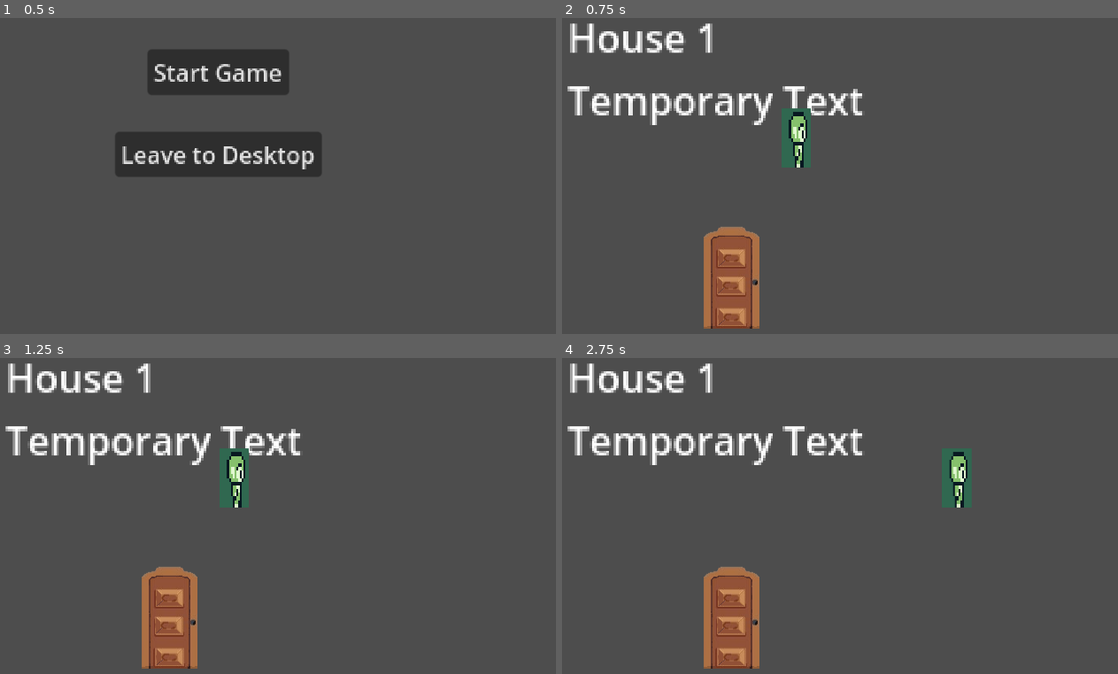
Above: before the commit, frames 1-4 (two rows, left to right).
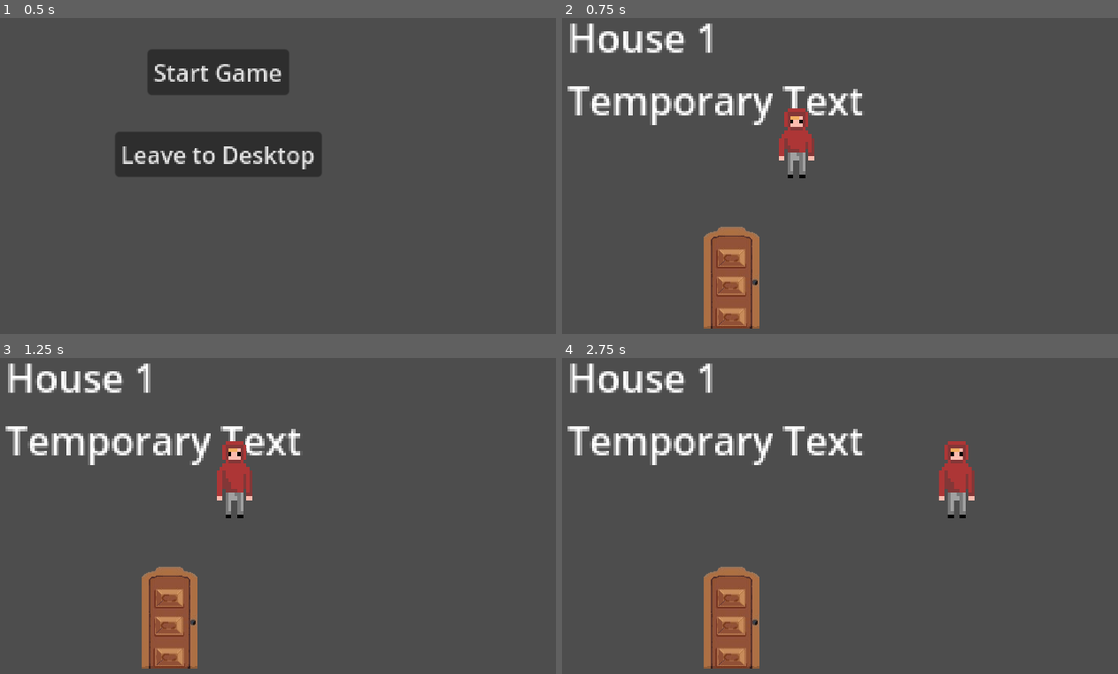
Above: after the commit, the same moments.

Repository: fliro76/Godot-WildJam-07-11-2025
Game: Godot game, scene res://Scenes/game_controller.tscn
Same seed, same stepped clock (60 frames per second), same inputs: the game is played once before the commit and once after it.
Inputs:
- Up to frame 1 (0.5 s): no input
- Up to frame 2 (0.75 s): click "Start Game" at 0.5 s
- Up to frame 3 (1.25 s): no input
- Up to frame 4 (2.75 s): tap Enter (ui_accept) at 1.25 s; hold D (Move_Right) from 1.28 s (still down); tap F (Interact) at 1.35, 2.1 s; tap Space (Jump) at 1.52, 2.27 s

Frame 1 is identical in both runs. In frame 2, 1.1% of the frame differs, in the area x 39-46%, y 28-51%; in frame 3, 1.2%; in frame 4, 1.3%, in the area x 67-75%, y 26-51%.

Commit message:
Sprite
Tilemap pour le top down et IDLE player top down

Diff:
--- a/Scenes/Characters state/character_Top_Down.tscn
+++ b/Scenes/Characters state/character_Top_Down.tscn
@@ -1,43 +1,109 @@
-[gd_scene load_steps=11 format=3 uid="uid://bjl7vmx40r3i8"]
+[gd_scene load_steps=19 format=3 uid="uid://bjl7vmx40r3i8"]
 
 [ext_resource type="Script" uid="uid://ceywoocxd2kms" path="res://Scripts/Interaction.gd" id="1_r3gmv"]
 [ext_resource type="Script" uid="uid://biqd8jyw27m7d" path="res://Scripts/Character_Movement_Top_Down.gd" id="1_ushfy"]
-[ext_resource type="Texture2D" uid="uid://k43p6yf87k5r" path="res://Assets/Template Assets/8-Directional Gameboy Character Template/loose sprites.png" id="2_owm7s"]
+[ext_resource type="Texture2D" uid="uid://b8pgjyid2n1d7" path="res://Assets/Assets_Final/Idle_Player_Topdown.png" id="2_d2n47"]
 
-[sub_resource type="AtlasTexture" id="AtlasTexture_nytcm"]
-atlas = ExtResource("2_owm7s")
-region = Rect2(0, 96, 16, 16)
+[sub_resource type="AtlasTexture" id="AtlasTexture_otm47"]
+atlas = ExtResource("2_d2n47")
+region = Rect2(256, 0, 32, 32)
 
-[sub_resource type="AtlasTexture" id="AtlasTexture_ejsiy"]
-atlas = ExtResource("2_owm7s")
-region = Rect2(16, 96, 16, 16)
+[sub_resource type="AtlasTexture" id="AtlasTexture_eqv2l"]
+atlas = ExtResource("2_d2n47")
+region = Rect2(288, 0, 32, 32)
 
-[sub_resource type="AtlasTexture" id="AtlasTexture_2mse5"]
-atlas = ExtResource("2_owm7s")
-region = Rect2(32, 96, 16, 16)
+[sub_resource type="AtlasTexture" id="AtlasTexture_d2pv2"]
+atlas = ExtResource("2_d2n47")
+region = Rect2(320, 0, 32, 32)
 
-[sub_resource type="AtlasTexture" id="AtlasTexture_reotu"]
-atlas = ExtResource("2_owm7s")
-region = Rect2(48, 96, 16, 16)
+[sub_resource type="AtlasTexture" id="AtlasTexture_bfgrg"]
+atlas = ExtResource("2_d2n47")
+region = Rect2(352, 0, 32, 32)
+
+[sub_resource type="AtlasTexture" id="AtlasTexture_56v8x"]
+atlas = ExtResource("2_d2n47")
+region = Rect2(0, 0, 32, 32)
+
+[sub_resource type="AtlasTexture" id="AtlasTexture_vctyg"]
+atlas = ExtResource("2_d2n47")
+region = Rect2(32, 0, 32, 32)
+
+[sub_resource type="AtlasTexture" id="AtlasTexture_mqtki"]
+atlas = ExtResource("2_d2n47")
+region = Rect2(64, 0, 32, 32)
+
+[sub_resource type="AtlasTexture" id="AtlasTexture_0y1da"]
+atlas = ExtResource("2_d2n47")
+region = Rect2(96, 0, 32, 32)
+
+[sub_resource type="AtlasTexture" id="AtlasTexture_u5te2"]
+atlas = ExtResource("2_d2n47")
+region = Rect2(128, 0, 32, 32)
+
+[sub_resource type="AtlasTexture" id="AtlasTexture_ibdi4"]
+atlas = ExtResource("2_d2n47")
+region = Rect2(160, 0, 32, 32)
+
+[sub_resource type="AtlasTexture" id="AtlasTexture_rbtjy"]
+atlas = ExtResource("2_d2n47")
+region = Rect2(192, 0, 32, 32)
+
+[sub_resource type="AtlasTexture" id="AtlasTexture_hscvp"]
+atlas = ExtResource("2_d2n47")
+region = Rect2(224, 0, 32, 32)
 
 [sub_resource type="SpriteFrames" id="SpriteFrames_a5ess"]
 animations = [{
 "frames": [{
 "duration": 1.0,
-"texture": SubResource("AtlasTexture_nytcm")
+"texture": SubResource("AtlasTexture_otm47")
 }, {
 "duration": 1.0,
-"texture": SubResource("AtlasTexture_ejsiy")
+"texture": SubResource("AtlasTexture_eqv2l")
 }, {
 "duration": 1.0,
-"texture": SubResource("AtlasTexture_2mse5")
+"texture": SubResource("AtlasTexture_d2pv2")
 }, {
 "duration": 1.0,
-"texture": SubResource("AtlasTexture_reotu")
+"texture": SubResource("AtlasTexture_bfgrg")
 }],
 "loop": true,
-"name": &"default",
-"speed": 5.0
+"name": &"Idle_Back",
+"speed": 3.0
+}, {
+"frames": [{
+"duration": 1.0,
+"texture": SubResource("AtlasTexture_56v8x")
+}, {
+"duration": 1.0,
+"texture": SubResource("AtlasTexture_vctyg")
+}, {
+"duration": 1.0,
+"texture": SubResource("AtlasTexture_mqtki")
+}, {
+"duration": 1.0,
+"texture": SubResource("AtlasTexture_0y1da")
+}],
+"loop": true,
+"name": &"Idle_Front",
+"speed": 3.0
+}, {
+"frames": [{
+"duration": 1.0,
+"texture": SubResource("AtlasTexture_u5te2")
+}, {
+"duration": 1.0,
+"texture": SubResource("AtlasTexture_ibdi4")
+}, {
+"duration": 1.0,
+"texture": SubResource("AtlasTexture_rbtjy")
+}, {
+"duration": 1.0,
+"texture": SubResource("AtlasTexture_hscvp")
+}],
+"loop": true,
+"name": &"Idle_Side",
+"speed": 3.0
 }]
 
 [sub_resource type="RectangleShape2D" id="RectangleShape2D_wbia7"]
@@ -53,9 +119,12 @@
 script = ExtResource("1_ushfy")
 
 [node name="AnimatedSprite2D" type="AnimatedSprite2D" parent="CharacterBody2D"]
-scale = Vector2(0.5, 1)
+position = Vector2(0, -1)
+scale = Vector2(0.8125, 1)
 sprite_frames = SubResource("SpriteFrames_a5ess")
-frame_progress = 0.707312
+animation = &"Idle_Side"
+autoplay = "Idle_Front"
+frame_progress = 0.640412
 
 [node name="CollisionShape2D" type="CollisionShape2D" parent="CharacterBody2D"]
 scale = Vector2(0.17, 1)
--- /dev/null
+++ b/Scenes/Miscelanious/Tilemap_Topdown.tscn
@@ -0,0 +1,26 @@
+[gd_scene load_steps=4 format=3 uid="uid://bhws6ylmw4x2e"]
+
+[ext_resource type="Texture2D" uid="uid://dxegijjm605lh" path="res://Assets/Assets_Final/Topdowntile.png" id="1_tvj7b"]
+
+[sub_resource type="TileSetAtlasSource" id="TileSetAtlasSource_0mgi3"]
+texture = ExtResource("1_tvj7b")
+0:0/0 = 0
+1:0/0 = 0
+2:0/0 = 0
+3:0/0 = 0
+4:0/0 = 0
+5:0/0 = 0
+6:0/0 = 0
+7:0/0 = 0
+8:0/0 = 0
+9:0/0 = 0
+9:0/0/physics_layer_0/polygon_0/points = PackedVector2Array(-8, -8, 8, -8, 8, 8, -8, 8)
+
+[sub_resource type="TileSet" id="TileSet_k6tid"]
+physics_layer_0/collision_layer = 1
+sources/0 = SubResource("TileSetAtlasSource_0mgi3")
+
+[node name="TileMap" type="TileMap"]
+position = Vector2(27, 129)
+tile_set = SubResource("TileSet_k6tid")
+format = 2
--- a/Scripts/Interaction.gd
+++ b/Scripts/Interaction.gd
@@ -20,7 +20,7 @@
 	detection = area
 	#Shows the label =
 	labelshown(area)
-	#print("in collision")
+	#print("in collision
 
 # Leaving the Area
 func _on_interaction_area_area_exited(area: Area2D) -> void:
--- a/Test_Env/Test_Env.tscn
+++ b/Test_Env/Test_Env.tscn
@@ -7,6 +7,7 @@
 [ext_resource type="PackedScene" uid="uid://dcc73fmliw256" path="res://Scenes/Characters state/character_Side_Scroll.tscn" id="3_ofnu1"]
 [ext_resource type="PackedScene" uid="uid://duifersubfxhf" path="res://Scenes/Miscelanious/Interact Area/interact_area.tscn" id="4_ldduo"]
 [ext_resource type="Texture2D" uid="uid://cybyba15amqkn" path="res://Assets/Player_Character/Idle.png" id="7_hn2v1"]
+[ext_resource type="Texture2D" uid="uid://dxegijjm605lh" path="res://Assets/Assets_Final/Topdowntile.png" id="8_gc4uv"]
 
 [sub_resource type="GDScript" id="GDScript_r0hev"]
 
@@ -56,6 +57,24 @@
 "name": &"default",
 "speed": 5.0
 }]
+
+[sub_resource type="TileSetAtlasSource" id="TileSetAtlasSource_pn0eq"]
+texture = ExtResource("8_gc4uv")
+0:0/0 = 0
+1:0/0 = 0
+2:0/0 = 0
+3:0/0 = 0
+4:0/0 = 0
+5:0/0 = 0
+6:0/0 = 0
+7:0/0 = 0
+8:0/0 = 0
+9:0/0 = 0
+9:0/0/physics_layer_0/polygon_0/points = PackedVector2Array(-8, -8, 8, -8, 8, 8, -8, 8)
+
+[sub_resource type="TileSet" id="TileSet_twey1"]
+physics_layer_0/collision_layer = 1
+sources/0 = SubResource("TileSetAtlasSource_pn0eq")
 
 [node name="Test_Env" type="Node2D"]
 
@@ -138,3 +157,7 @@
 sprite_frames = SubResource("SpriteFrames_pfrs8")
 autoplay = "default"
 frame_progress = 0.539542
+
+[node name="Topdown" type="TileMap" parent="."]
+tile_set = SubResource("TileSet_twey1")
+format = 2
Binary file added: Assets/Assets_Final/Idle_Player_Topdown.png
Not shown, changed: Assets/Assets_Final/Idle_Player_Topdown.png.import
Binary file added: Assets/Assets_Final/Topdowntile.png
Not shown, added: Assets/Assets_Final/Topdowntile.png.import
Binary file removed: Deprecated/tilemap_outside_ruin.png
Not shown: 1 places in Test_Env/Test_Env.tscn that only renumber resources
